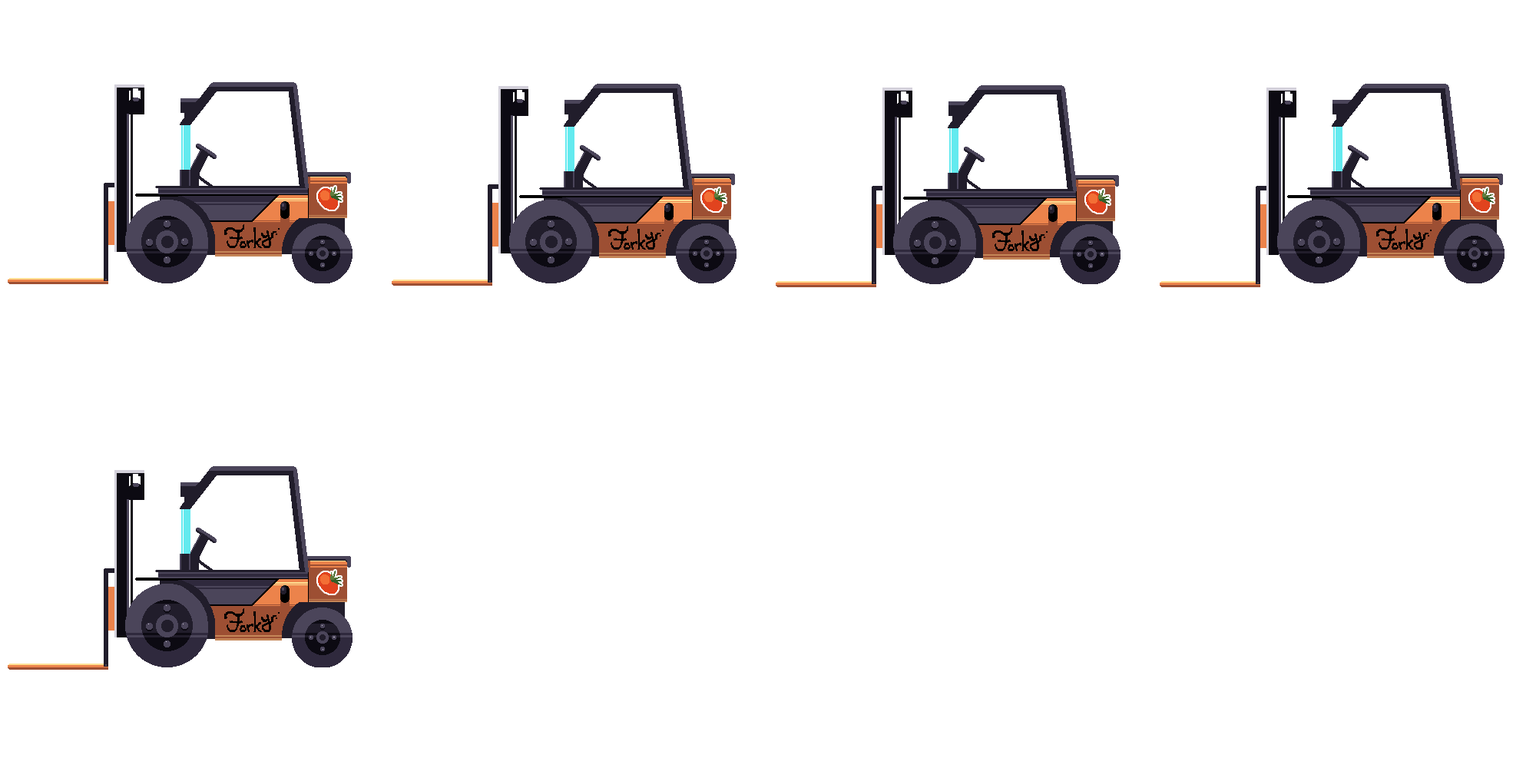
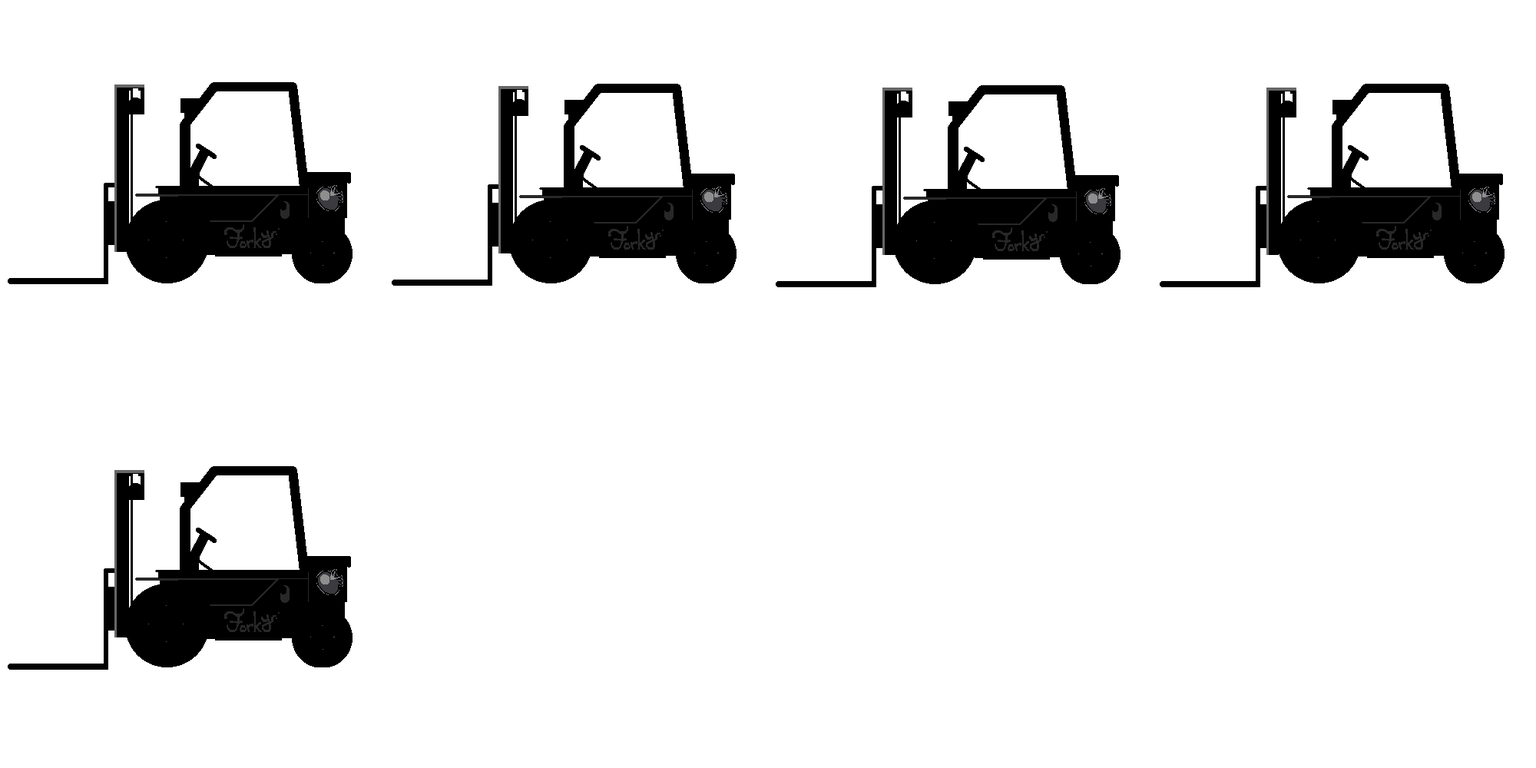
Layers edited between the first and the second 1536 x 768 image:
painted on "Paint Layer 1" over (x1=7, y1=82, x2=1505, y2=670)
